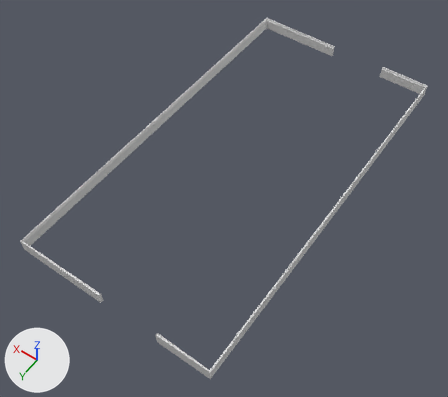
What one commit did to the FBX model Assets/Models/Rooms/LShapeFillerMoulding2.fbx.
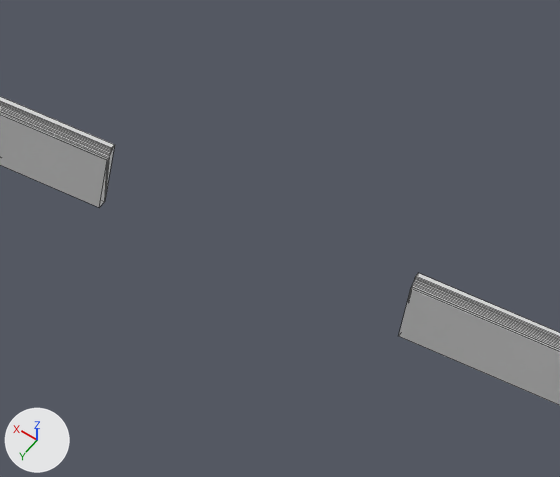
Each version is shown whole from a 50 mm camera at (10.88, -14.53, 12.35) aimed at (16.68, -22.64, -0.4), then close up on the part from 71% to 90% of the width and 6% to 25% of the height. Lighting does not change. The marker at lower left points along +X, +Y and +Z. The close-ups show mesh edges as thin lines. Where no turn or scale is listed for an object, it has been applied to the vertices.

Objects in the first close-up: 'LShapeFillerInnerMoulding.001'.
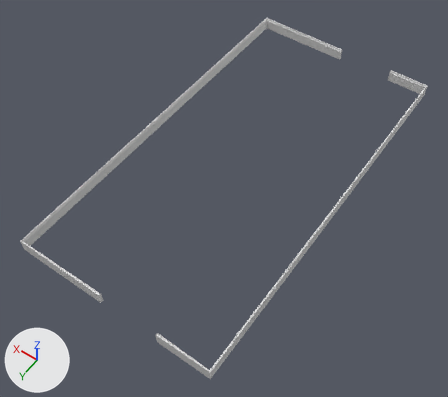
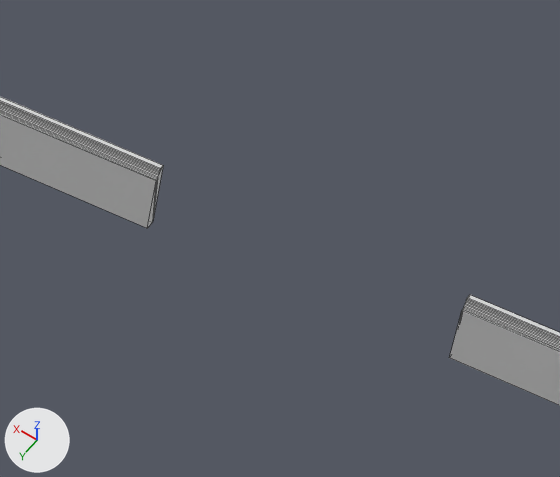
The newer file is also turned or shifted as a whole; pictures and numbers use the older file's frame.

Edits to the bpy script that builds the scene:
```text
Change me_vert_013:
    where me_vert_013.from_pydata(...)  # 224 vertices, 222 faces; spans x -2.65..2.81, y -5.62..4.82, z -0.27..0.07
    used by ob_lshapefillerinnermoulding_001; location = (16.62, -23.202, 0.323)
    me_vert_013 part 1: all 16 vertices in x -1.24, y -5.62..-5.56, z -0.27..0.07 are moved by (-0.26, 0.0, 0.0)
    me_vert_013 part 2: all 16 vertices in x 0.37, y -5.62..-5.56, z -0.27..0.07 are moved by (-0.26, 0.0, 0.0)
```

Where the change shows, as pixel boxes (x1, y1, x2, y2) in the close-ups (560 x 477 px; the box of a moved part takes in the faces that stretch with it):
part 1 of me_vert_013, moved or reshaped
    before: (399, 273, 560, 405)
    after: (449, 295, 560, 405)
part 2 of me_vert_013, moved or reshaped
    before: (0, 97, 114, 207)
    after: (0, 97, 163, 228)
